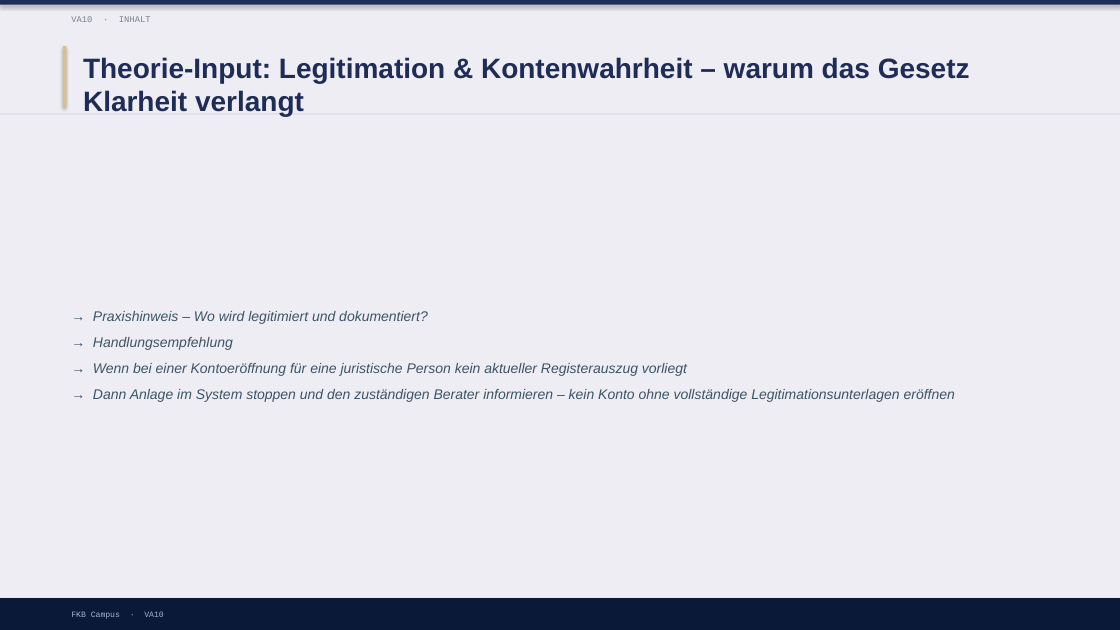
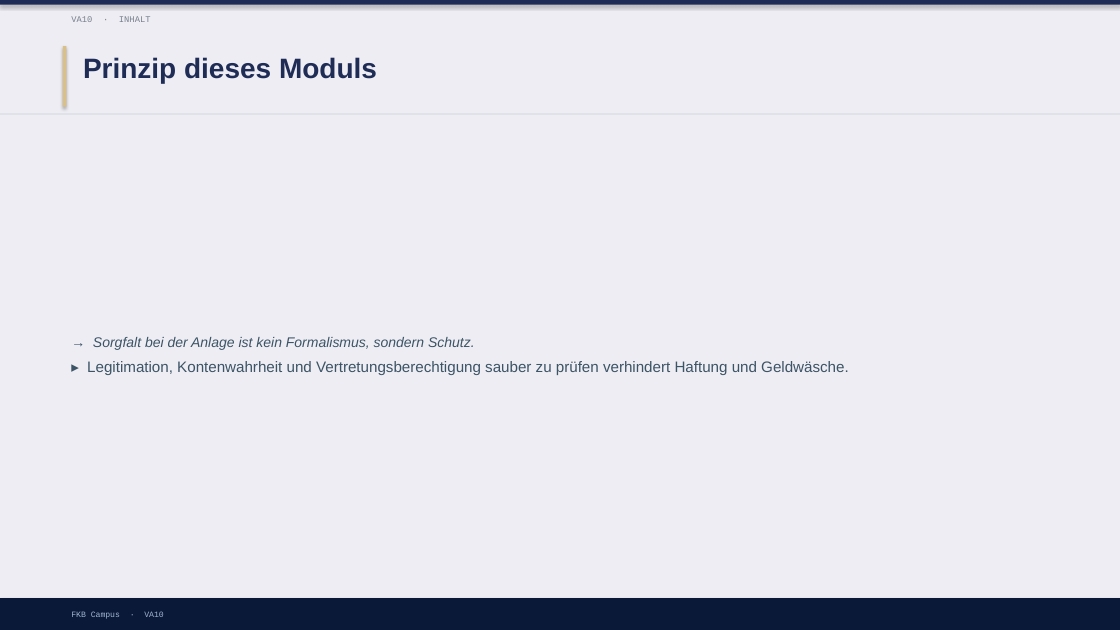
Before and after one commit to ck5rqc47pr-byte/firmenkundenakademie-online, a slide deck: slide 15 of protected-downloads/praesentation/VA10.pptx (slide 5 before the commit). Drawn at 1120x630 pixels with LibreOffice and Linux fonts; fonts in the diff are those of the drawing. Boxes give left, top, right and bottom in pixels: in the first picture for what was removed or moved away, otherwise in the second. Text is boxed around its words. In the diff, an @@ line names an element or a change of style, - is before the commit and + after.

```diff
--- a/protected-downloads/praesentation/VA10.pptx
+++ b/protected-downloads/praesentation/VA10.pptx
@@ text at (83, 57, 377, 83): text changed @@
-Theorie-Input: Legitimation & Kontenwahrheit – warum das Gesetz Klarheit verlangt
+Prinzip dieses Moduls
@@ text at (87, 337, 849, 375): text changed; size 12 to 13 pt; italic off @@
-→ Praxishinweis – Wo wird legitimiert und dokumentiert?
-→ Handlungsempfehlung
-→ Wenn bei einer Kontoeröffnung für eine juristische Person kein aktueller Registerauszug vorliegt
-→ Dann Anlage im System stoppen und den zuständigen Berater informieren – kein Konto ohne vollständige Legitimationsunterlagen eröffnen
+→ Sorgfalt bei der Anlage ist kein Formalismus, sondern Schutz.
+▸ Legitimation, Kontenwahrheit und Vertretungsberechtigung sauber zu prüfen verhindert Haftung und Geldwäsche.
```
Also in this commit, not shown: 3 other slides changed, 8 slides added, 5 other files.
